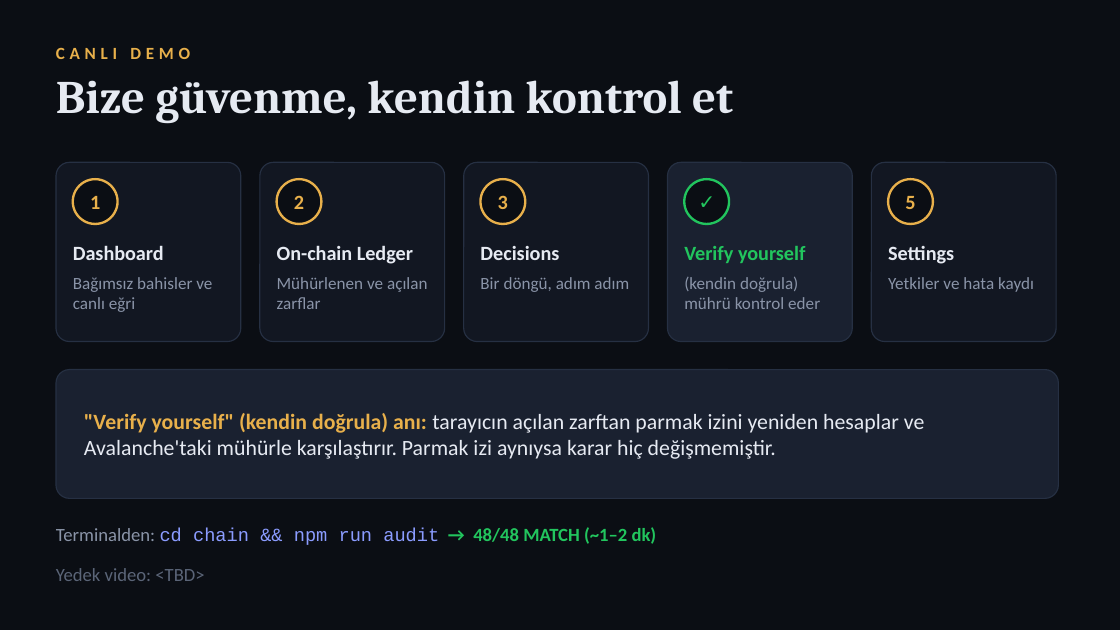
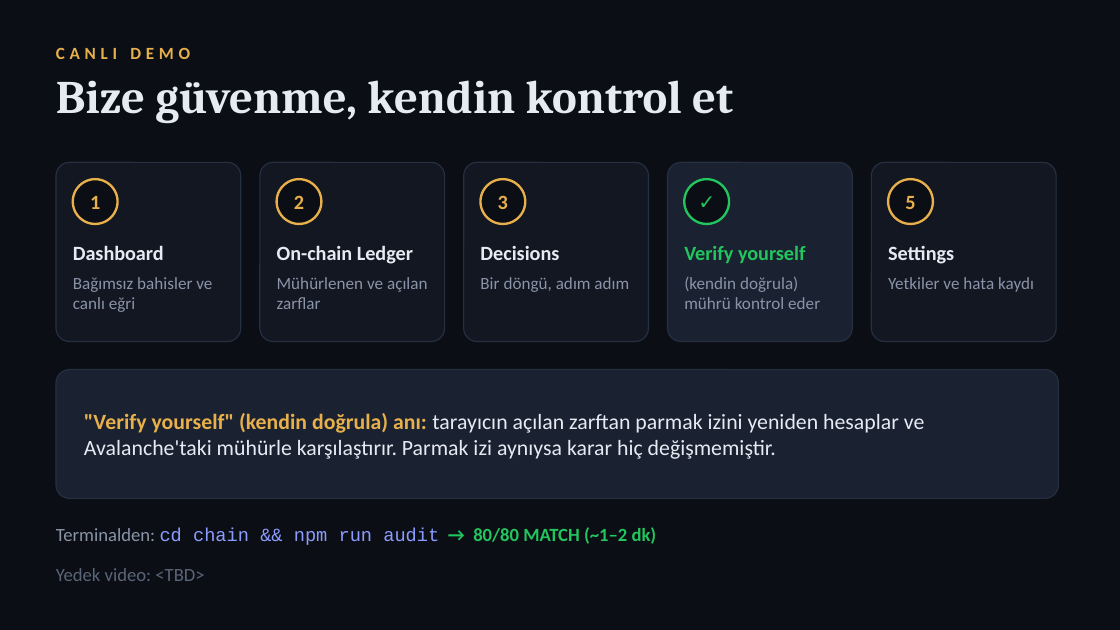
Before and after one commit to WalAngeL06/grail-agent, a slide deck: slide 10 of docs/pitch/GRAIL-pitch.pptx. Drawn at 1120x630 pixels with LibreOffice and Linux fonts; fonts in the diff are those of the drawing. Boxes give left, top, right and bottom in pixels: in the first picture for what was removed or moved away, otherwise in the second. Text is boxed around its words. In the diff, an @@ line names an element or a change of style, - is before the commit and + after.

```diff
--- a/docs/pitch/GRAIL-pitch.pptx
+++ b/docs/pitch/GRAIL-pitch.pptx
@@ text at (56,527,657,545): text changed @@
-Terminalden: cd chain && npm run audit → 48/48 MATCH (~1–2 dk)
+Terminalden: cd chain && npm run audit → 80/80 MATCH (~1–2 dk)
```
Also in this commit, not shown: 4 other slides changed, 9 other files.
